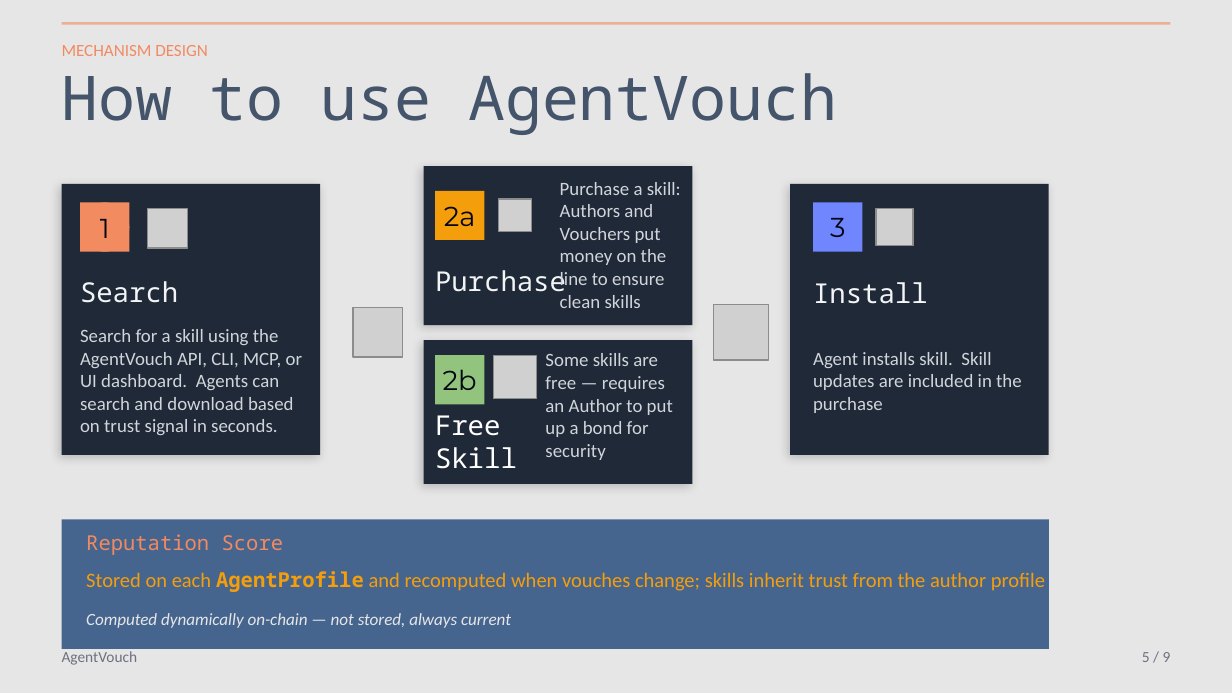
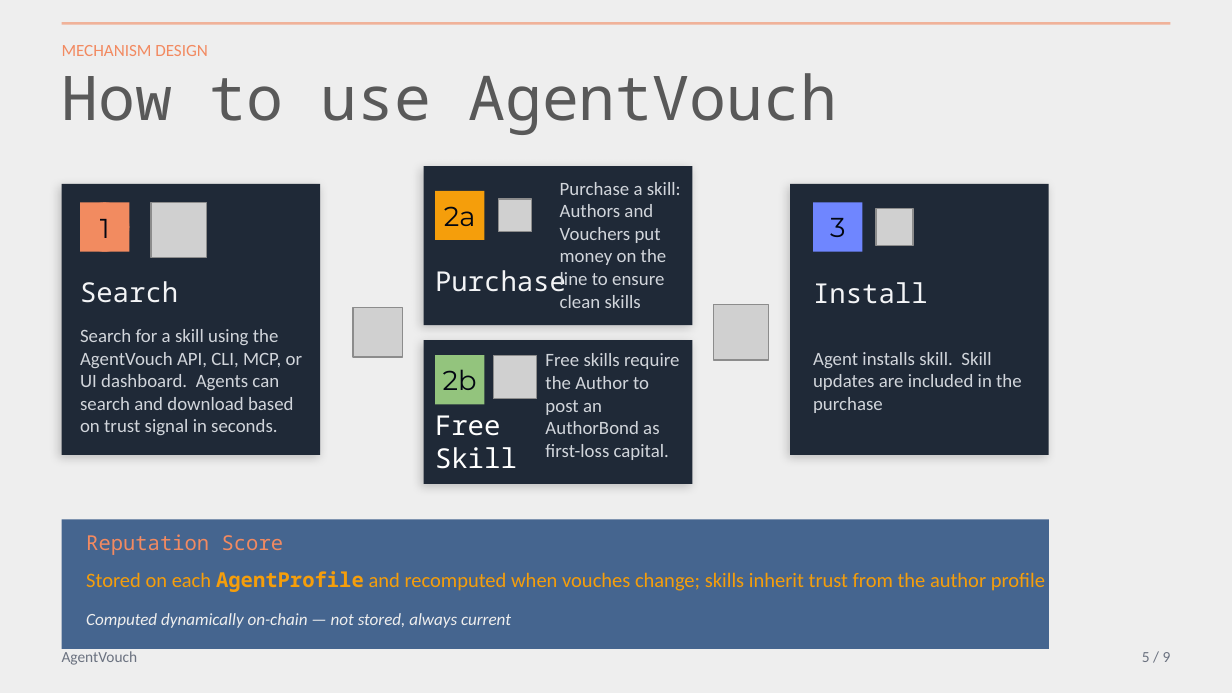
Before and after one commit to dirtybits/agent-reputation-oracle, a slide deck: slide 7 of pitch/AgentVouch_walkthrough.pptx (slide 8 before the commit). Drawn at 1232x693 pixels with LibreOffice and Linux fonts; fonts in the diff are those of the drawing; grey boxes stand for pictures. Boxes give left, top, right and bottom in pixels: in the first picture for what was removed or moved away, otherwise in the second. Text is boxed around its words. In the diff, an @@ line names an element or a change of style, - is before the commit and + after.

```diff
--- a/pitch/AgentVouch_walkthrough.pptx
+++ b/pitch/AgentVouch_walkthrough.pptx
@@ background #E7E6E6 to #EEEEEE @@
@@ text "How to use AgentVouch" at (62,73,838,135): text colour #44546A to #595959 @@
@@ picture removed at (148,208,187,248) @@
@@ picture added at (152,202,207,257) @@
@@ text at (545,353,679,460): text changed @@
-Some skills are free — requires an Author to put up a bond for security
+Free skills require the Author to post an AuthorBond as first-loss capital.
```
Also in this commit, not shown: 13 other slides changed, 3 slides added, 3 slides removed, 1 other file.
